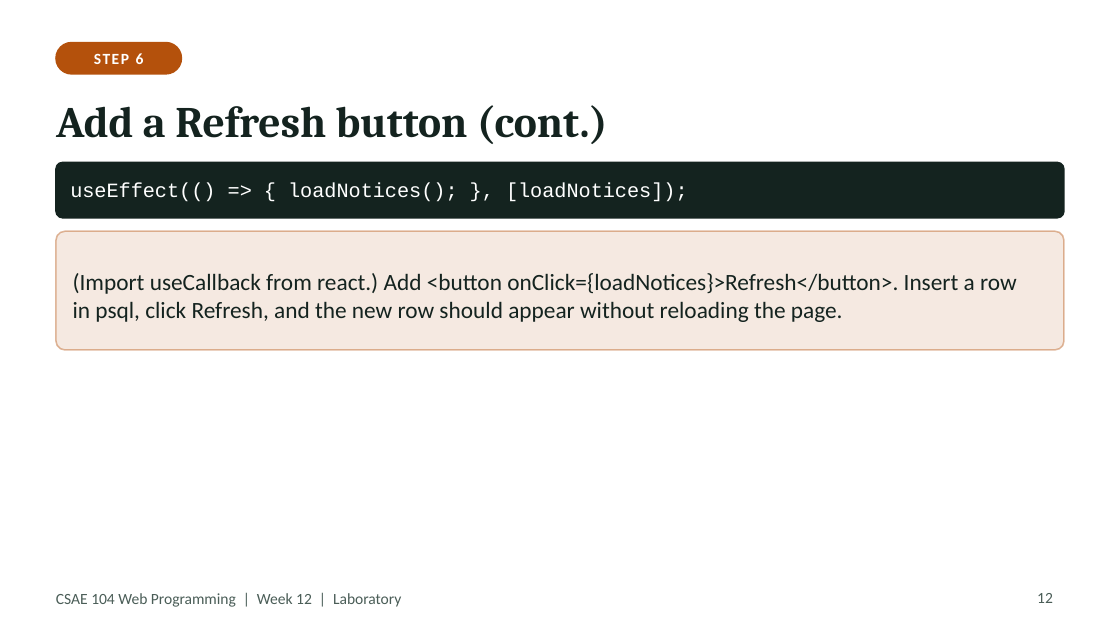
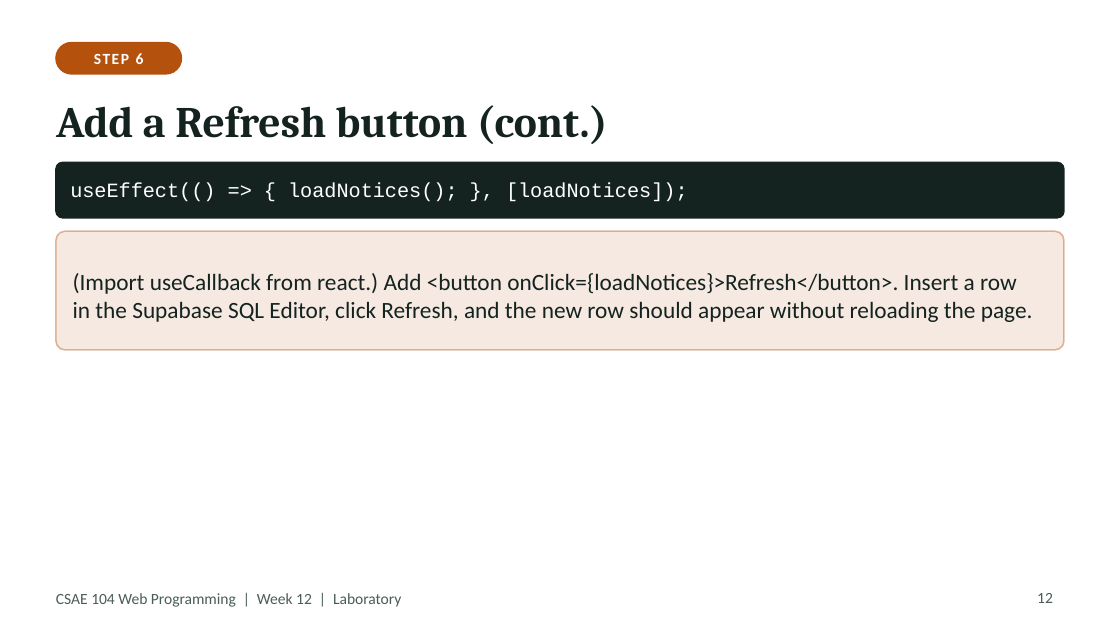
Before and after one commit to Haydzz9/sae104-site, a slide deck: slide 12 of downloads/laboratory/Week_14_Laboratory_React_effects_fetching_loading_and_error.pptx. Drawn at 1120x630 pixels with LibreOffice and Linux fonts; fonts in the diff are those of the drawing. Boxes give left, top, right and bottom in pixels: in the first picture for what was removed or moved away, otherwise in the second. Text is boxed around its words. In the diff, an @@ line names an element or a change of style, - is before the commit and + after.

```diff
--- a/downloads/laboratory/Week_14_Laboratory_React_effects_fetching_loading_and_error.pptx
+++ b/downloads/laboratory/Week_14_Laboratory_React_effects_fetching_loading_and_error.pptx
@@ text at bbox=[73, 273, 1033, 322]: text changed @@
-(Import useCallback from react.) Add <button onClick={loadNotices}>Refresh</button>. Insert a row in psql, click Refresh, and the new row should appear without reloading the page.
+(Import useCallback from react.) Add <button onClick={loadNotices}>Refresh</button>. Insert a row in the Supabase SQL Editor, click Refresh, and the new row should appear without reloading the page.
```
Also in this commit, not shown: 3 other slides changed, 7 slides removed, 21 other files.
